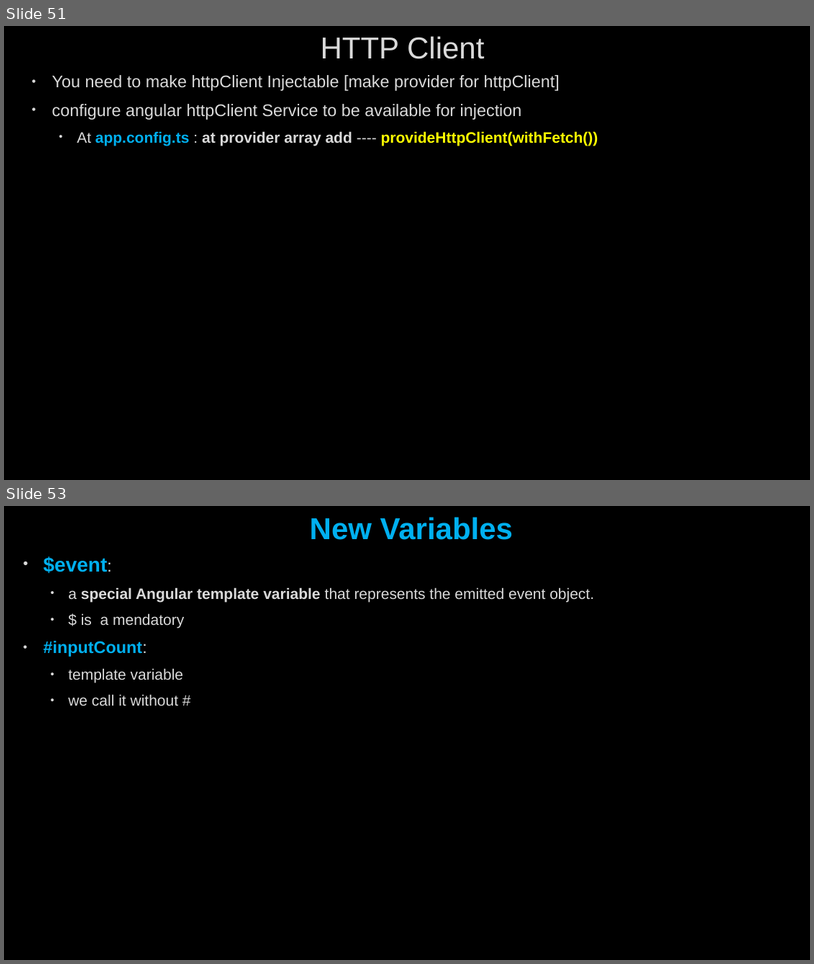
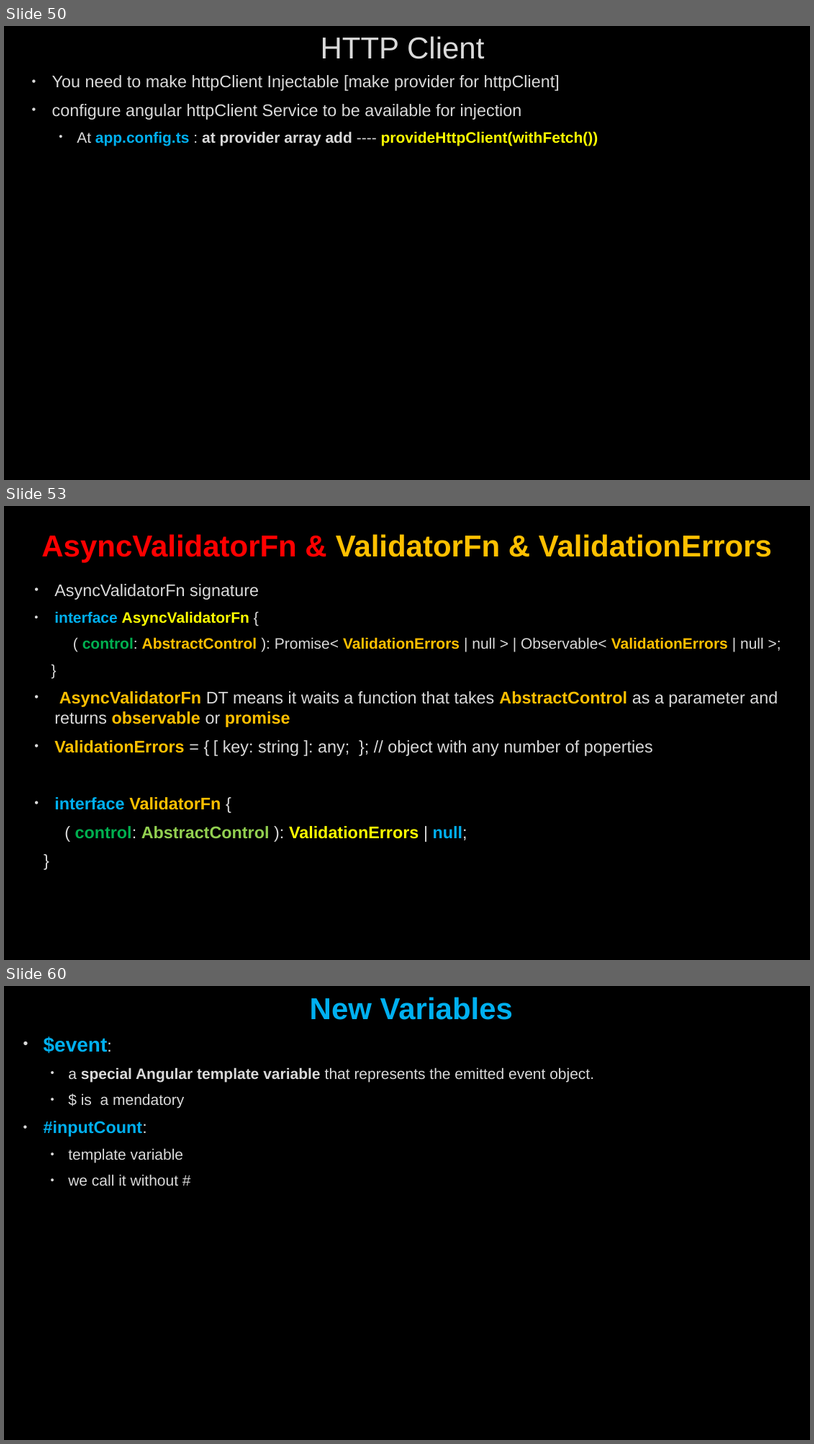
Before and after one commit to AhmedMohamedSamir1/Summary, a slide deck: Angular & type script/Angular.pptx. Shown one above the other, each under a label of ours: slides 51 and 53 before the commit, slides 50, 53 and 60 after it; the slides between them are not shown. The pictures are 814x964 and 814x1444 pixels, drawn with LibreOffice and Linux fonts; fonts in the diff are those of the drawing; background and template pictures are left out. Boxes give left, top, right and bottom in pixels: in the first picture for what was removed or moved away, otherwise in the second. Text is boxed around its words. In the diff, an @@ line names an element or a change of style, - is before the commit and + after.

```diff
--- a/Angular & type script/Angular.pptx
+++ b/Angular & type script/Angular.pptx
@@ slide 53 added at (4, 506, 810, 960), background picture (left out) @@
@@ title added at (41, 534, 772, 562), 36 pt, text #FFC000, bold @@
+AsyncValidatorFn & ValidatorFn & ValidationErrors
@@ text added at (54, 584, 778, 840), 20 pt, text #DADADA, bold @@
+• AsyncValidatorFn signature
+• interface AsyncValidatorFn {
+( control: AbstractControl ): Promise< ValidationErrors | null > | Observable< ValidationErrors | null >;
+}
+• AsyncValidatorFn DT means it waits a function that takes AbstractControl as a parameter and returns observable or promise
+• ValidationErrors = { [ key: string ]: any; }; // object with any number of poperties
+• interface ValidatorFn {
+( control: AbstractControl ): ValidationErrors | null;
+}
@@ what was slide 51 is now slide 50 @@
@@ what was slide 53 is now slide 60 @@
```
Also in this commit, not shown: 9 slides changed, 20 other slides added, 8 slides removed, 11 other files.
